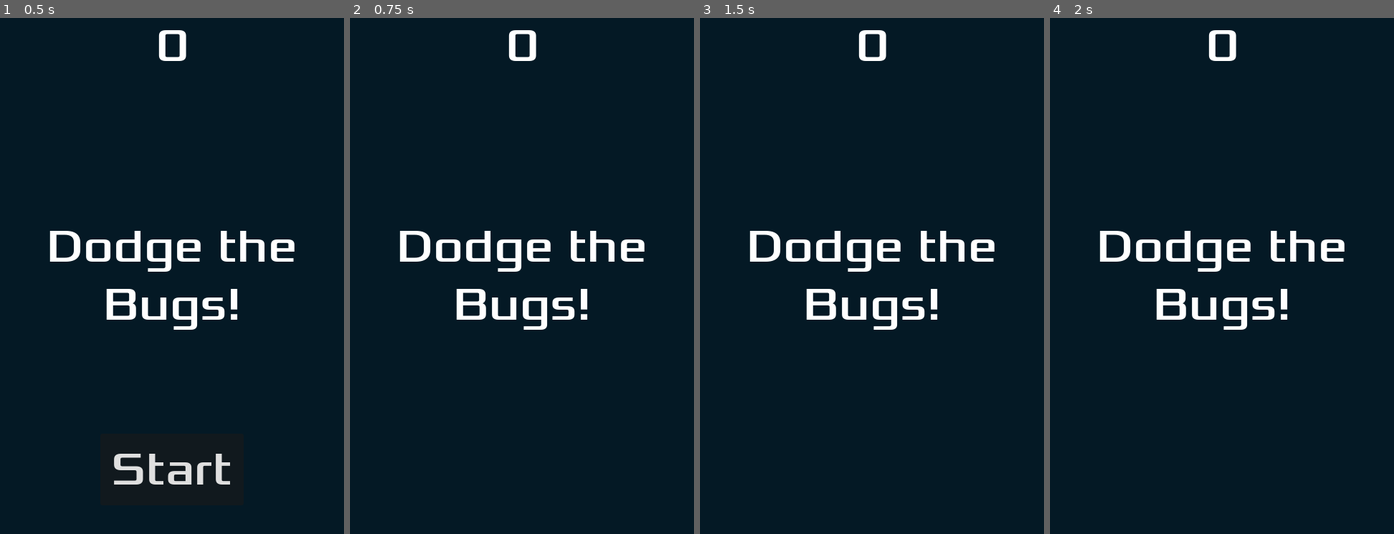
Above: before the commit, frames 1-4 (left to right).
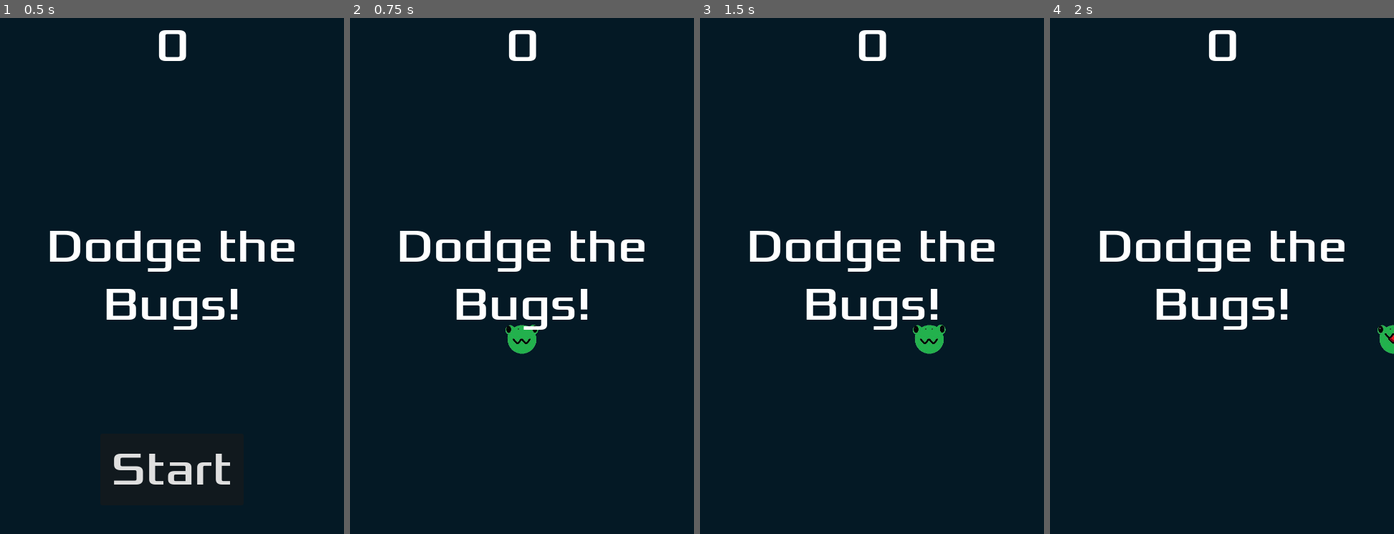
Above: after the commit, the same moments.

Repository: Froggy1018/game-following-tutorial
Game: Godot game, scene res://main.tscn
Same seed, same stepped clock (60 frames per second), same inputs: the game is played once before the commit and once after it. The project has no main scene, so this scene is started directly.
Inputs:
- Up to frame 1 (0.5 s): no input
- Up to frame 2 (0.75 s): click "Start" at 0.5 s
- Up to frame 3 (1.5 s): tap Enter at 1.25 s; hold Right (move_right) from 1.28 s (still down); tap Alt at 1.35 s
- Up to frame 4 (2 s): keep holding Right (move_right)

Frame 1 is identical in both runs. In frame 2, 0.4% of the frame differs, in the area x 45-55%, y 59-66%; in frame 3, 0.4%, in the area x 61-72%, y 59-66%; in frame 4, 0.2%.
Error in both runs: Attempt to call function 'play' in base 'null instance' on a null instance. (res://main.gd:20)

Commit message:
Changed the image of the player

Diff:
--- a/player.tscn
+++ b/player.tscn
@@ -1,19 +1,17 @@
-[gd_scene load_steps=8 format=3 uid="uid://cca84c4i6fiof"]
+[gd_scene load_steps=6 format=3 uid="uid://cca84c4i6fiof"]
 
-[ext_resource type="Texture2D" uid="uid://cnq3f85u3jh0r" path="res://playerGrey_up1.png" id="1_hqtel"]
 [ext_resource type="Script" uid="uid://cjgy6rrlihip3" path="res://player.gd" id="1_sweqy"]
-[ext_resource type="Texture2D" uid="uid://dqinuv8n31abb" path="res://playerGrey_up2.png" id="2_sweqy"]
-[ext_resource type="Texture2D" uid="uid://ccbi1xl1v07sr" path="res://playerGrey_walk1.png" id="3_2hs0m"]
-[ext_resource type="Texture2D" uid="uid://b0i4ifs05le4t" path="res://playerGrey_walk2.png" id="4_1jxqw"]
+[ext_resource type="Texture2D" uid="uid://bjjf1xi10t486" path="res://Frog_walk_1-removebg-preview.png" id="2_i3pqv"]
+[ext_resource type="Texture2D" uid="uid://cjk0u1iao6uih" path="res://Frog_walk_2-removebg-preview.png" id="3_hqtel"]
 
 [sub_resource type="SpriteFrames" id="SpriteFrames_dw050"]
 animations = [{
 "frames": [{
 "duration": 1.0,
-"texture": ExtResource("1_hqtel")
+"texture": ExtResource("2_i3pqv")
 }, {
 "duration": 1.0,
-"texture": ExtResource("2_sweqy")
+"texture": ExtResource("3_hqtel")
 }],
 "loop": true,
 "name": &"up",
@@ -21,10 +19,10 @@
 }, {
 "frames": [{
 "duration": 1.0,
-"texture": ExtResource("3_2hs0m")
+"texture": ExtResource("2_i3pqv")
 }, {
 "duration": 1.0,
-"texture": ExtResource("4_1jxqw")
+"texture": ExtResource("3_hqtel")
 }],
 "loop": true,
 "name": &"walk",
@@ -32,11 +30,11 @@
 }]
 
 [sub_resource type="CapsuleShape2D" id="CapsuleShape2D_b26j0"]
-radius = 27.0
-height = 68.0
+radius = 24.0
+height = 58.0
 
 [node name="Player" type="Area2D"]
-position = Vector2(42, 46)
+position = Vector2(42, 54)
 script = ExtResource("1_sweqy")
 speed = null
 metadata/_edit_group_ = true
@@ -47,6 +45,7 @@
 animation = &"up"
 
 [node name="CollisionShape2D" type="CollisionShape2D" parent="."]
+position = Vector2(0, -2)
 shape = SubResource("CapsuleShape2D_b26j0")
 
 [connection signal="body_entered" from="." to="." method="_on_body_entered"]
